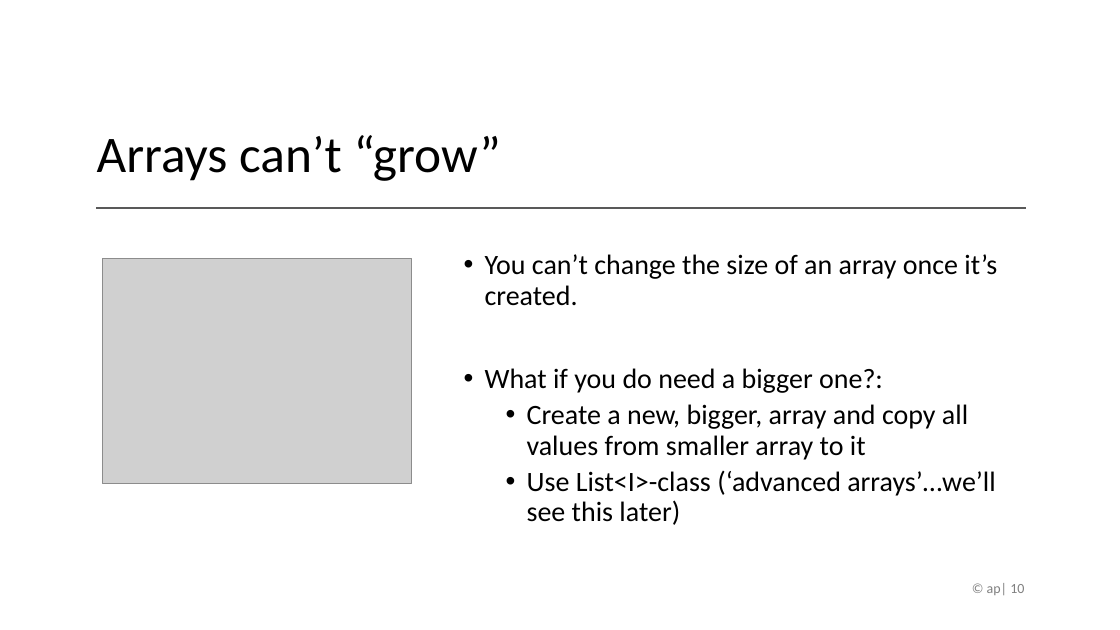
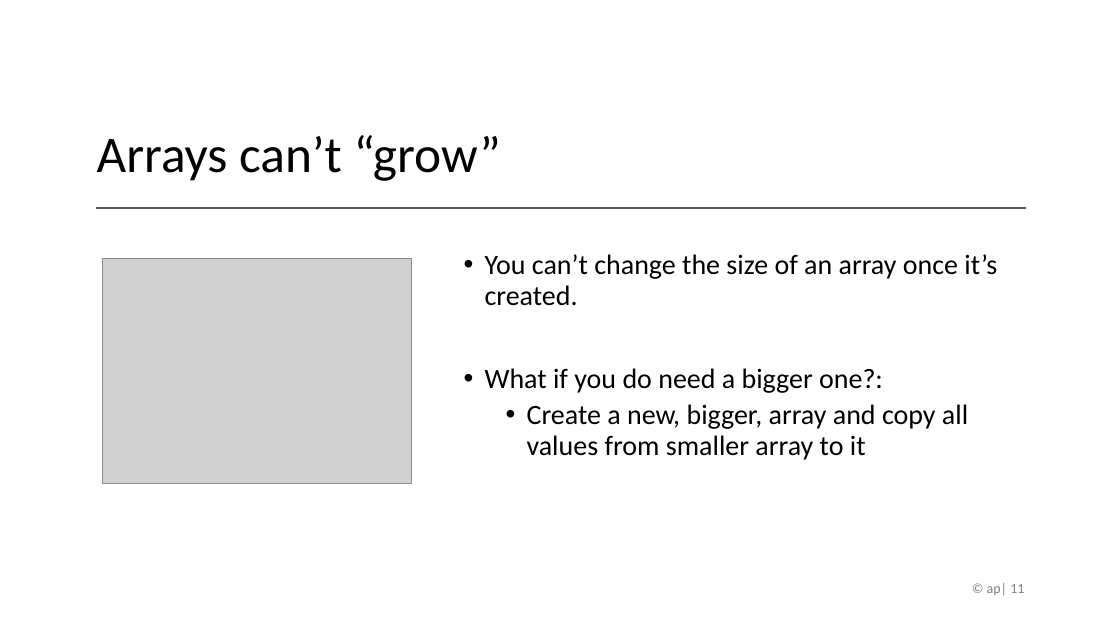
Before and after one commit to v-nys/cursusprogrammeren, a slide deck: slide 11 of _SLIDES/DEEL1/H7/6_arrays.pptx (slide 10 before the commit). Drawn at 1120x630 pixels with LibreOffice and Linux fonts; fonts in the diff are those of the drawing; grey boxes stand for pictures. Boxes give left, top, right and bottom in pixels: in the first picture for what was removed or moved away, otherwise in the second. Text is boxed around its words. In the diff, an @@ line names an element or a change of style, - is before the commit and + after.

```diff
--- a/_SLIDES/DEEL1/H7/6_arrays.pptx
+++ b/_SLIDES/DEEL1/H7/6_arrays.pptx
@@ text at [527, 471, 995, 525]: paragraph removed @@
-  • Use List<I>-class (‘advanced arrays’…we’ll see this later)
@@ page number at [987, 583, 1024, 595]: text changed @@
-© ap| 10
+© ap| 11
```
Also in this commit, not shown: 4 other slides changed, 5 slides added, 1 slide removed, 2 other files.
